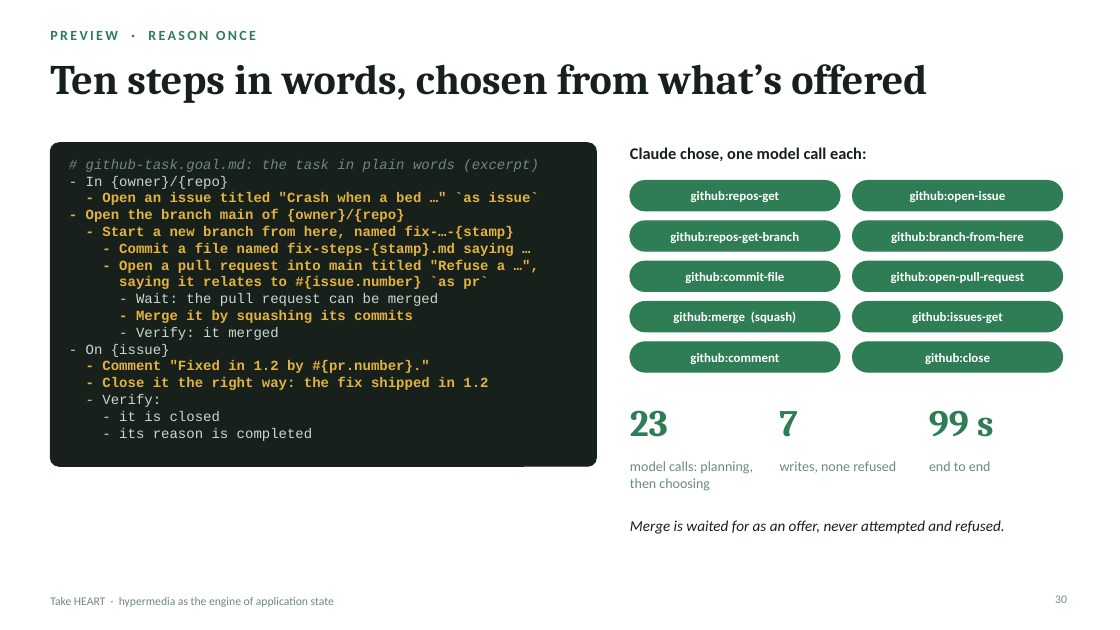
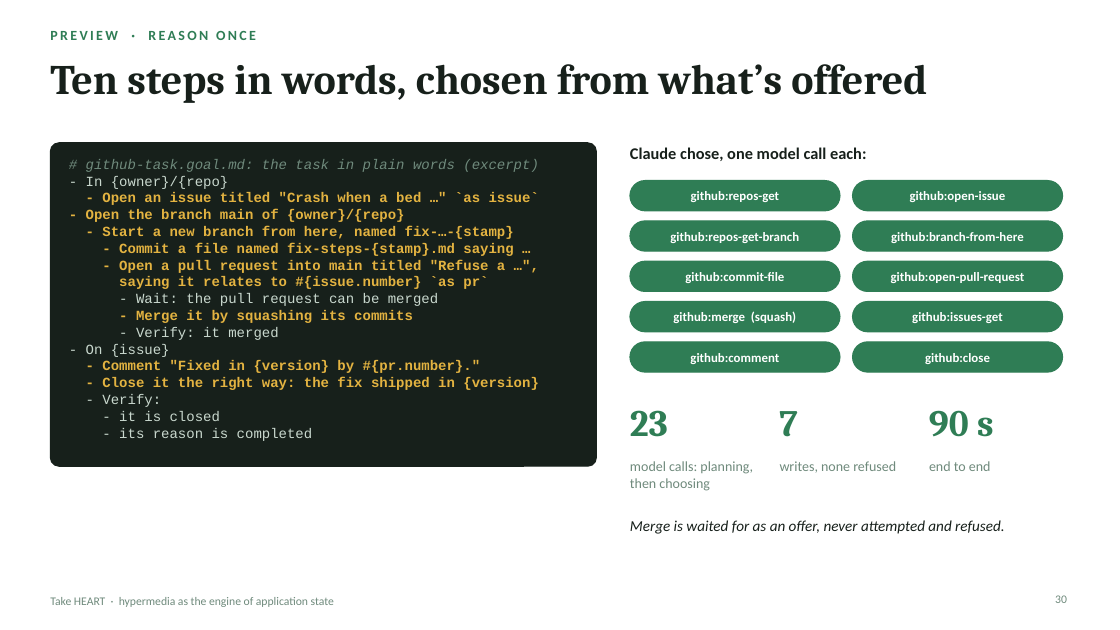
Before and after one commit to JogoShugh/heart-rise-artie, a slide deck: slide 30 of docs/decks/take-heart/Take_HEART_1_2.pptx. Drawn at 1120x630 pixels with LibreOffice and Linux fonts; fonts in the diff are those of the drawing. Boxes give left, top, right and bottom in pixels: in the first picture for what was removed or moved away, otherwise in the second. Text is boxed around its words. In the diff, an @@ line names an element or a change of style, - is before the commit and + after.

```diff
--- a/docs/decks/take-heart/Take_HEART_1_2.pptx
+++ b/docs/decks/take-heart/Take_HEART_1_2.pptx
@@ text at bbox=[102, 360, 539, 390]: text changed @@
-- Comment "Fixed in 1.2 by #{pr.number}."
-- Close it the right way: the fix shipped in 1.2
+- Comment "Fixed in {version} by #{pr.number}."
+- Close it the right way: the fix shipped in {version}
@@ text at bbox=[929, 410, 994, 437]: text changed @@
-99 s
+90 s
```
Also in this commit, not shown: 6 other slides changed, 22 other files.
